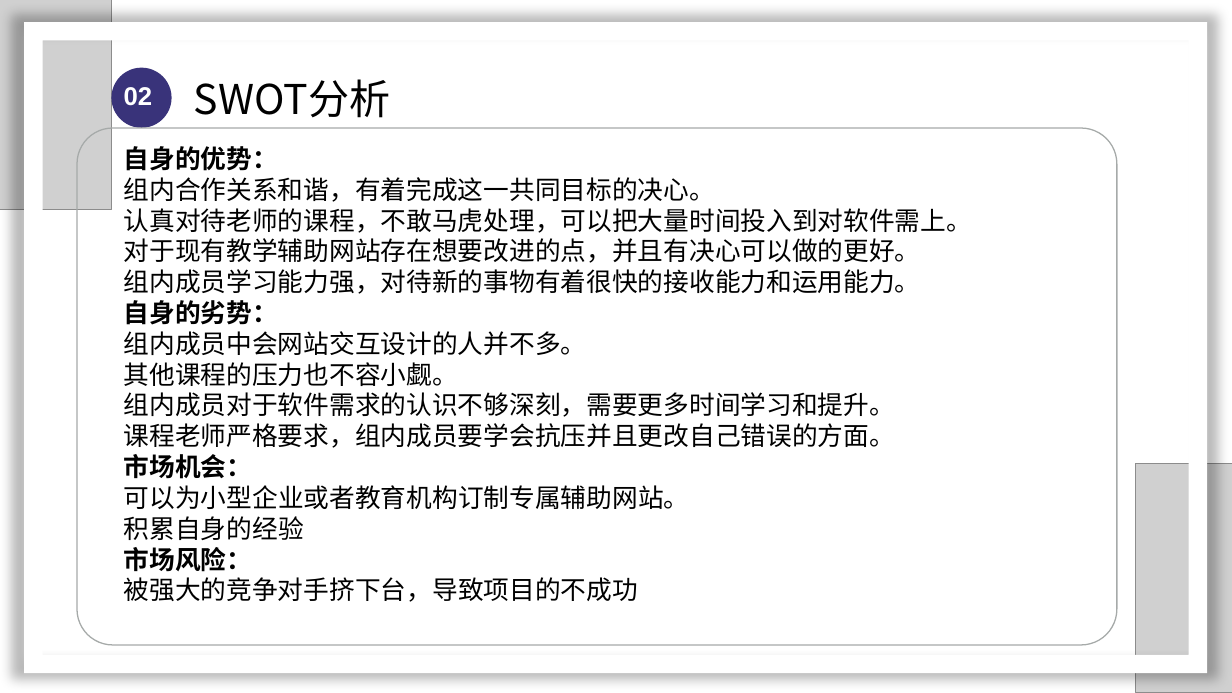
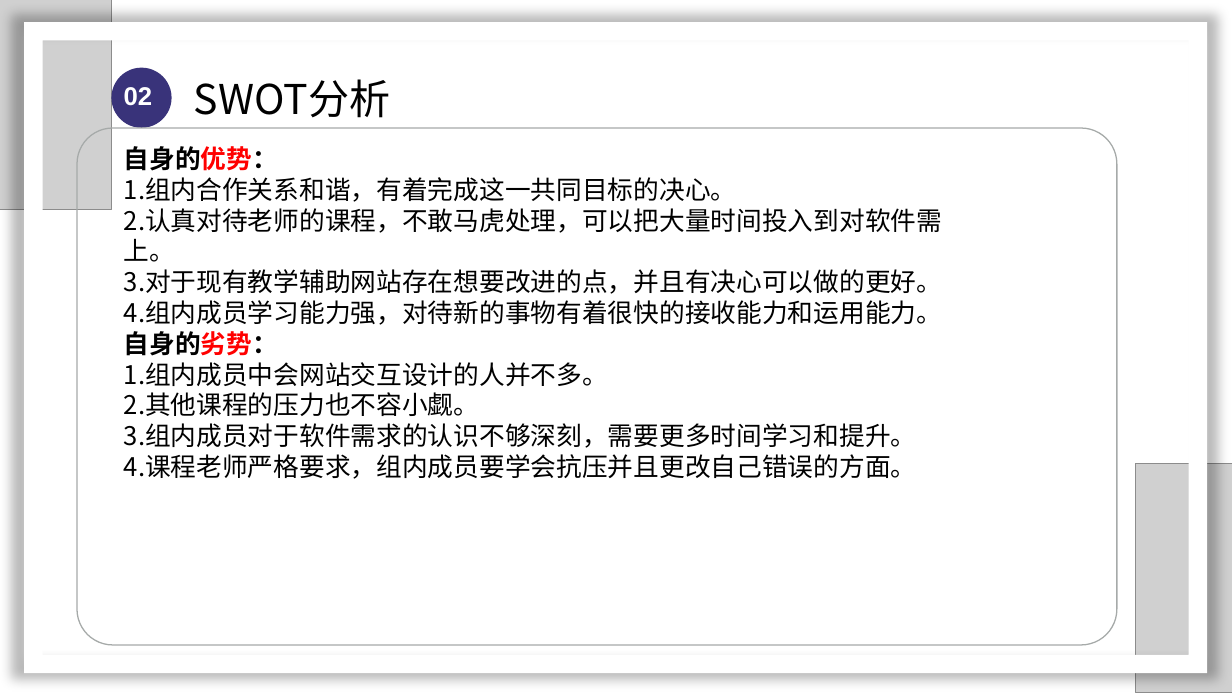
Before and after one commit to SarielX98/PRD2018G14, a slide deck: slide 8 of 受控文档/PPT/软件需求工程审核PPT.pptx. Drawn at 1232x693 pixels with LibreOffice and Linux fonts; fonts in the diff are those of the drawing; grey boxes stand for pictures; background and template pictures are left out. Boxes give left, top, right and bottom in pixels: in the first picture for what was removed or moved away, otherwise in the second. Text is boxed around its words. In the diff, an @@ line names an element or a change of style, - is before the commit and + after.

```diff
--- a/受控文档/PPT/软件需求工程审核PPT.pptx
+++ b/受控文档/PPT/软件需求工程审核PPT.pptx
@@ text at [124,146,278,356]: text colour #000000 to #FF0000 in "自身的优势：", "自身的劣势：" @@
@@ text at [124,177,942,325]: text changed @@
-组内合作关系和谐，有着完成这一共同目标的决心。
-认真对待老师的课程，不敢马虎处理，可以把大量时间投入到对软件需上。
-对于现有教学辅助网站存在想要改进的点，并且有决心可以做的更好。
-组内成员学习能力强，对待新的事物有着很快的接收能力和运用能力。
+1.组内合作关系和谐，有着完成这一共同目标的决心。
+2.认真对待老师的课程，不敢马虎处理，可以把大量时间投入到对软件需上。
+3.对于现有教学辅助网站存在想要改进的点，并且有决心可以做的更好。
+4.组内成员学习能力强，对待新的事物有着很快的接收能力和运用能力。
@@ text at [124,362,917,479]: text changed @@
-组内成员中会网站交互设计的人并不多。
-其他课程的压力也不容小觑。
-组内成员对于软件需求的认识不够深刻，需要更多时间学习和提升。
-课程老师严格要求，组内成员要学会抗压并且更改自己错误的方面。
-  市场机会：
-可以为小型企业或者教育机构订制专属辅助网站。
-积累自身的经验
-  市场风险：
-被强大的竞争对手挤下台，导致项目的不成功
+1.组内成员中会网站交互设计的人并不多。
+2.其他课程的压力也不容小觑。
+3.组内成员对于软件需求的认识不够深刻，需要更多时间学习和提升。
+4.课程老师严格要求，组内成员要学会抗压并且更改自己错误的方面。
```
Also in this commit, not shown: 19 other slides changed, 10 slides added, 1 slide removed, 1 other file.
